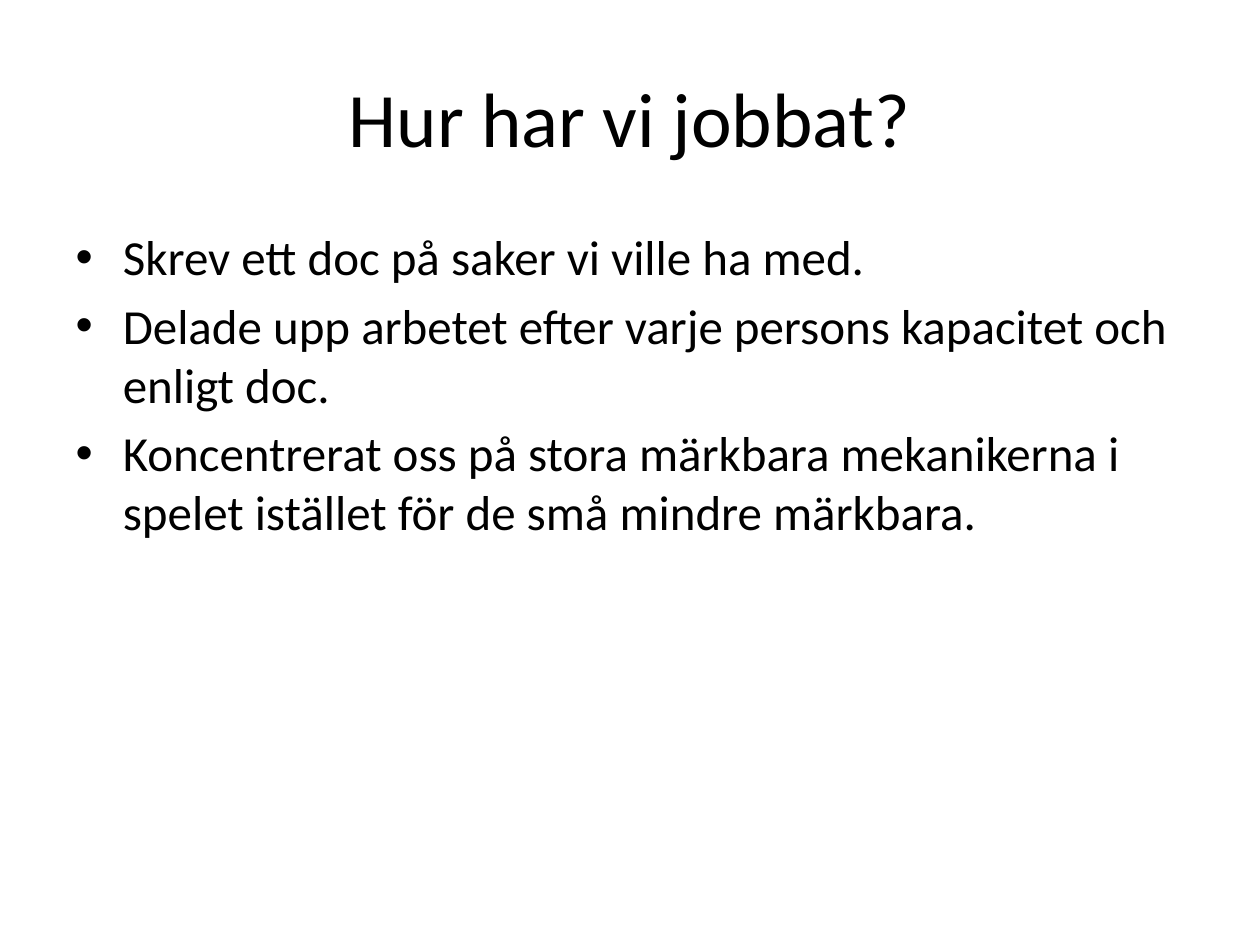
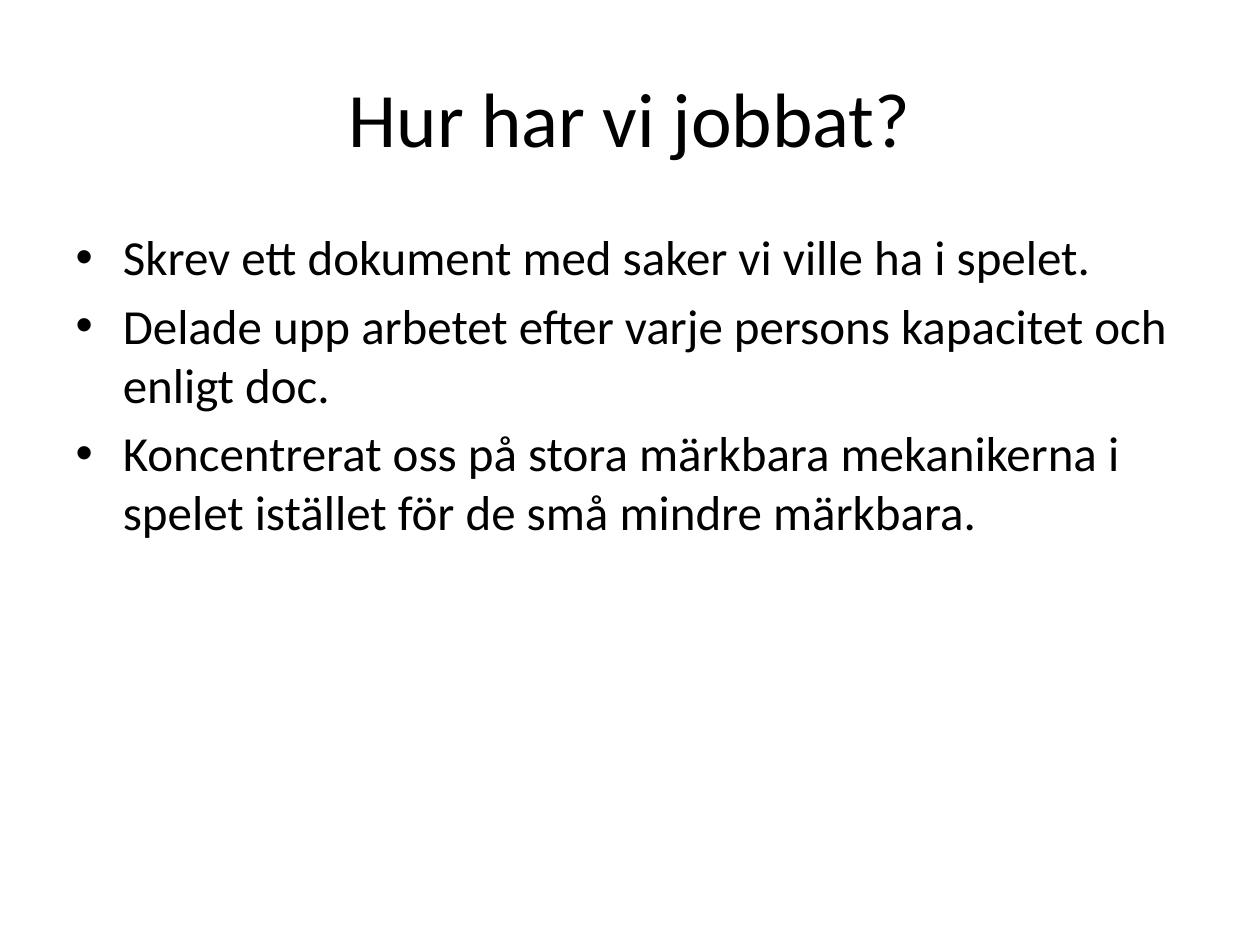
Before and after one commit to McNice/Projekt1, a slide deck: slide 4 of retrospective 2 by Dallor.pptx. Drawn at 1260x945 pixels with LibreOffice and Linux fonts; fonts in the diff are those of the drawing. Boxes give left, top, right and bottom in pixels: in the first picture for what was removed or moved away, otherwise in the second. Text is boxed around its words. In the diff, an @@ line names an element or a change of style, - is before the commit and + after.

```diff
--- a/retrospective 2 by Dallor.pptx
+++ b/retrospective 2 by Dallor.pptx
@@ text at <box>123,241,1090,283</box>: text changed @@
-• Skrev ett doc på saker vi ville ha med.
+• Skrev ett dokument med saker vi ville ha i spelet.
```
Also in this commit, not shown: 3 other slides changed.
